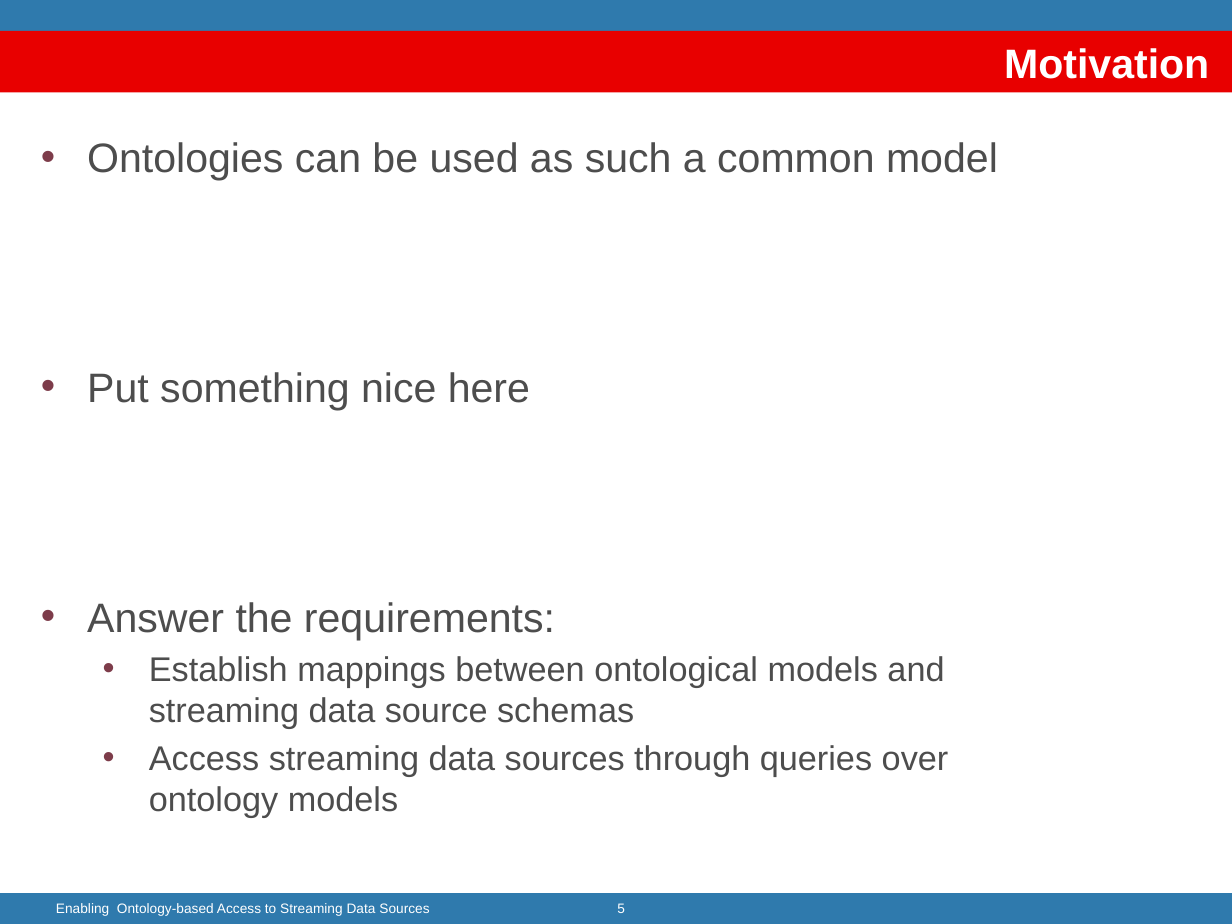
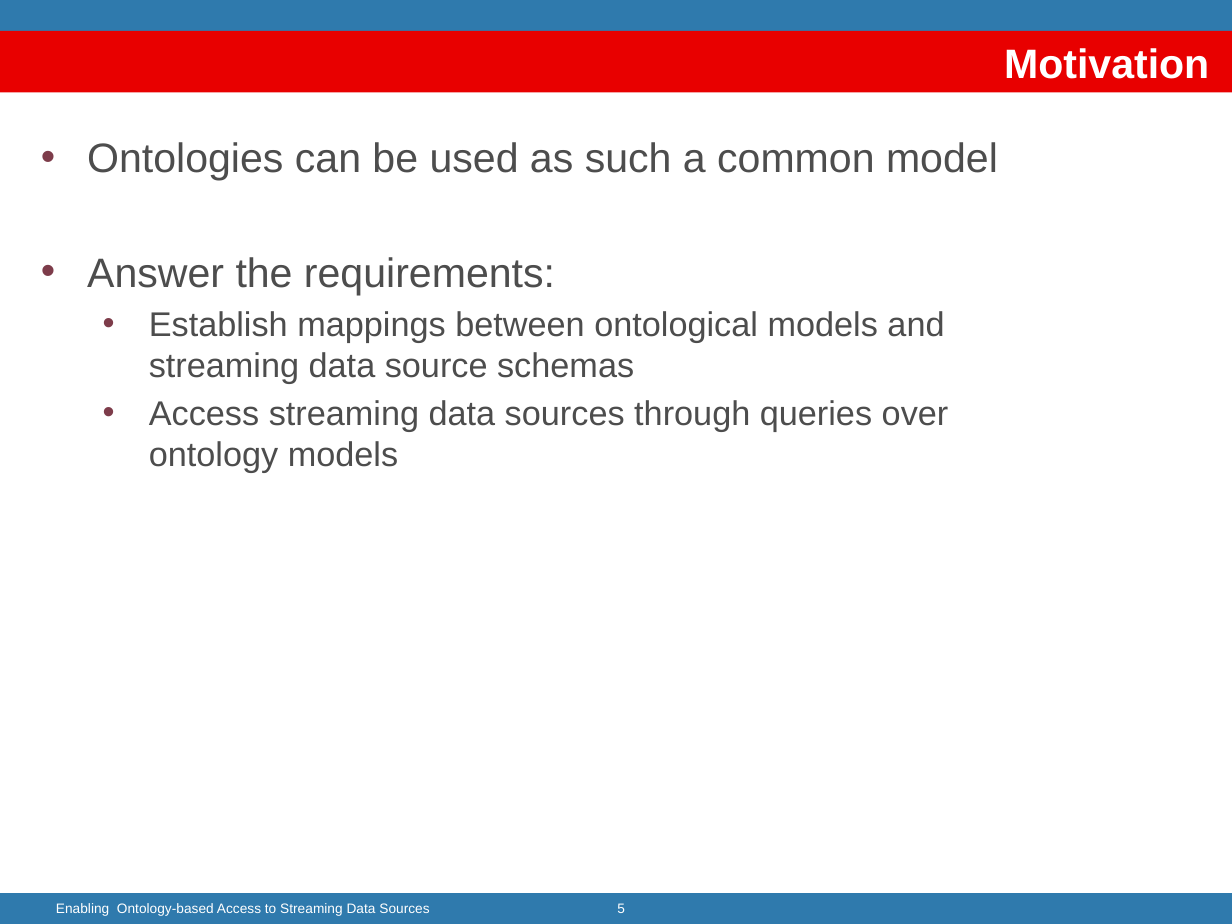
Before and after one commit to jpcik/morph-streams, a slide deck: slide 5 of doc/dis/EnablingStreamingDA/Enabling ontology-based Streaming Data Access.pptx. Drawn at 1232x924 pixels with LibreOffice and Linux fonts; fonts in the diff are those of the drawing; background and template pictures are left out. Boxes give left, top, right and bottom in pixels: in the first picture for what was removed or moved away, otherwise in the second. Text is boxed around its words. In the diff, an @@ line names an element or a change of style, - is before the commit and + after.

```diff
--- a/doc/dis/EnablingStreamingDA/Enabling ontology-based Streaming Data Access.pptx
+++ b/doc/dis/EnablingStreamingDA/Enabling ontology-based Streaming Data Access.pptx
@@ text at bbox=[87, 372, 530, 410]: paragraph removed @@
-• Put something nice here
```
Also in this commit, not shown: 12 other slides changed, 18 slides added.
